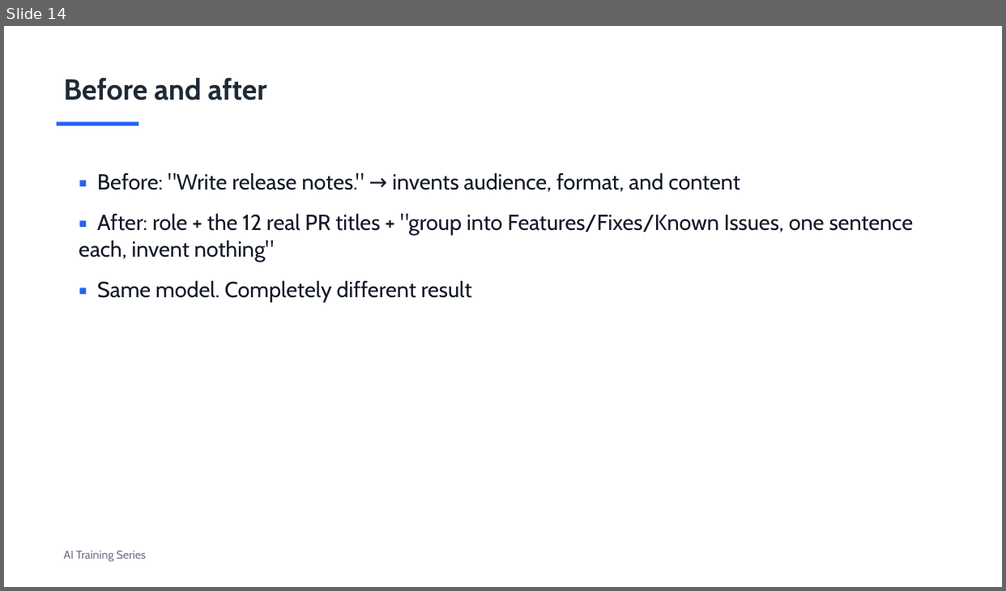
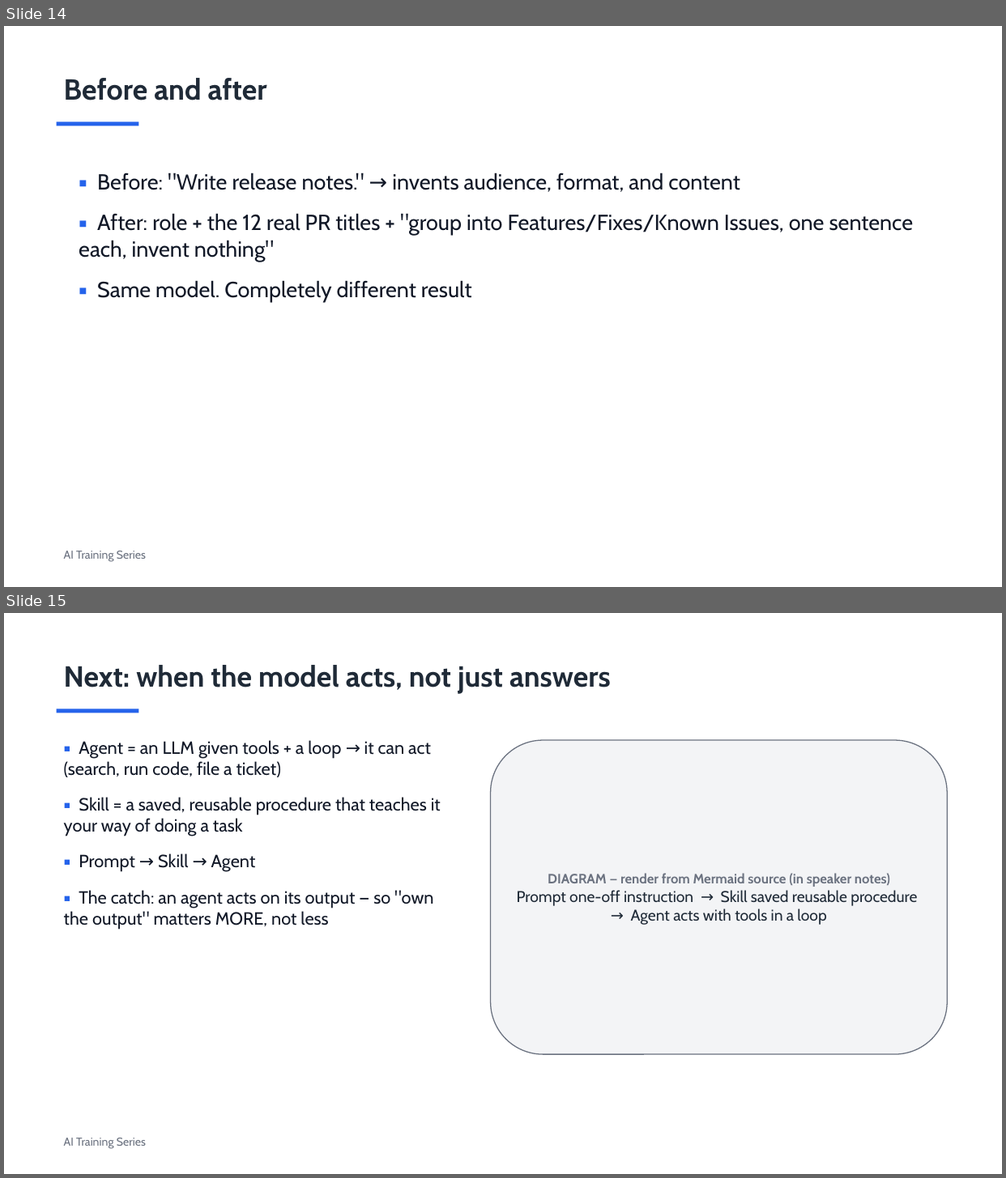
Before and after one commit to revelation-today/hagen-ai-training, a slide deck: training/decks/overview-30min.pptx. Shown one above the other, each under a label of ours: slide 14 before the commit, slides 14 and 15 after it. The pictures are 1006x591 and 1006x1178 pixels, drawn with LibreOffice and Linux fonts; fonts in the diff are those of the drawing. Boxes give left, top, right and bottom in pixels: in the first picture for what was removed or moved away, otherwise in the second. Text is boxed around its words. In the diff, an @@ line names an element or a change of style, - is before the commit and + after.

```diff
--- a/training/decks/overview-30min.pptx
+++ b/training/decks/overview-30min.pptx
@@ slide 15 added at [4,613,1002,1174], background #FFFFFF @@
@@ text added at [64,665,611,694], 28 pt, text #1F2A37, bold @@
+Next: when the model acts, not just answers
@@ rectangle added at [57,709,138,713], fill #2563EB @@
@@ text added at [64,740,441,930], 17 pt, text #111827 @@
+▪ Agent = an LLM given tools + a loop → it can act (search, run code, file a ticket)
+▪ Skill = a saved, reusable procedure that teaches it your way of doing a task
+▪ Prompt → Skill → Agent
+▪ The catch: an agent acts on its output — so "own the output" matters MORE, not less
@@ rounded rectangle added at [491,740,948,1054], fill #F3F4F6, outline #6B7280 1 pt, 15 pt, text #1F2A37 @@
+DIAGRAM — render from Mermaid source (in speaker notes)
+Prompt one-off instruction → Skill saved reusable procedure → Agent acts with tools in a loop
@@ text added at [64,1138,146,1148], 11 pt, text #6B7280 @@
+AI Training Series
```
Also in this commit, not shown: 3 slides changed, 5 other files.
